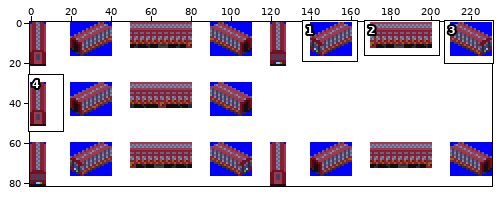
One commit to this sprite sheet: src/wagon/baggage_car/V-train_wagon.png. The picture above shows the old version from afar; the outline marks the close-up.
Close-up. Before the commit:
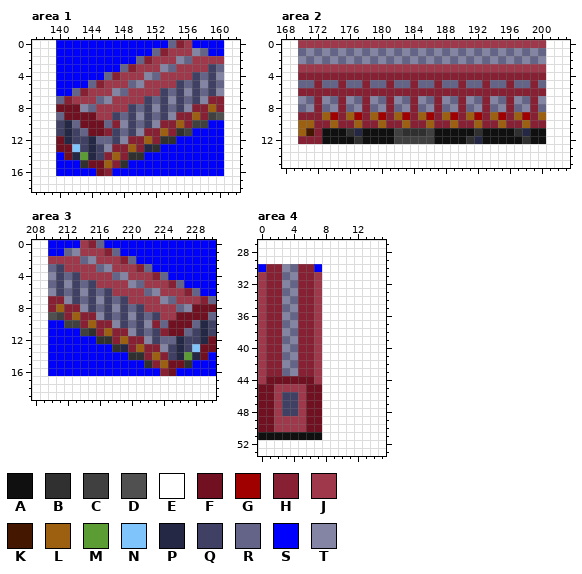
The file is 231x82 pixels. Shown: area 1: x 137..162, y 0..18; area 2: x 168..203, y 0..15; area 3: x 208..230, y 0..19; area 4: x 0..15, y 27..53. The commit also changed other parts of the picture, which this record leaves out.
Palette (. is transparent): A #101010  B #303030  C #404040  D #505050  E #ffffff  F #701020  G #a00000  H #882034  J #a0384c  K #441800  L #9c6010  M #5c9c34  N #80c4fc  P #242844  Q #404064  R #646488  S #0000ff  T #8484a4
Pixels before, area 1, first column x 137:
 0 EEESSSSSSSSSSSSSSRHJSSSSEE
 1 EEESSSSSSSSSSSSRHJJJTRSSEE
 2 EEESSSSSSSSSSRHJJJTRJJJJEE
 3 EEESSSSSSSSRHJJJTRJJJJQREE
 4 EEESSSSSSRHJJJTRJJJJQRQTEE
 5 EEESSSSRHJJJRTJJJJQRQTQREE
 6 EEESSRHJJJTRJJJJQRQTQRQTEE
 7 EEERHJJJRTJJJJQRQTQRQTHHEE
 8 EEEFFFTRJJJJQRQTQRQTHHLHEE
 9 EEERFFFFJJQRQTQRQTHHLHCDEE
10 EEEQPRFFFRHTQRQTHHLHCCSSEE
11 EEEQPQRFFHQRQTHHLHBCSSSSEE
12 EEEFPQQPRRQTHHLHBBSSSSSSEE
13 EEEFFNQPQTHHLHPBSSSSSSSSEE
14 EEESFPMPQHLHBBSSSSSSSSSSEE
15 EEESSSBFFLHBSSSSSSSSSSSSEE
16 EEESSSSSFHSSSSSSSSSSSSSSEE
17 EEEEEEEEEEEEEEEEEEEEEEEEEE
18 EEEEEEEEEEEEEEEEEEEEEEEEEE
Pixels before, area 2, first column x 168:
 0 EEJJJJJJJJJJJJJJJJJJJJJJJJJJJJJJJEEE
 1 EERTRTRTRTRTRTRTRTRTRTRTRTRTRTRTREEE
 2 EETRTRTRTRTRTRTRTRTRTRTRTRTRTRTRTEEE
 3 EEJJJJJJJJJJJJJJJJJJJJJJJJJJJJJJJEEE
 4 EEHHHHHHHHHHHHHHHHHHHHHHHHHHHHHHHEEE
 5 EERRHRRHRRHRRHRRHRRHRRHRRHRRHRRHREEE
 6 EEHHHHHHHHHHHHHHHHHHHHHHHHHHHHHHHEEE
 7 EETRHTRHTRHTRHTRHTRHTRHTRHTRHTRHTEEE
 8 EERTHRTHRTHRTHRTHRTHRTHRTHRTHRTHREEE
 9 EEHHHLGHLGHLGHLGHLGHLGHLGHLGHLGHLEEE
10 EELLHHLHHLHHLHHLHHLHHLHHLHHLHHLHHEEE
11 EELKHAAABPAAAACBBBCAAAAABAAAABPAAEEE
12 EEHHHAAAABAAAACCCCCAAAABPAAAAABAAEEE
13 EEEEEEEEEEEEEEEEEEEEEEEEEEEEEEEEEEEE
14 EEEEEEEEEEEEEEEEEEEEEEEEEEEEEEEEEEEE
15 EEEEEEEEEEEEEEEEEEEEEEEEEEEEEEEEEEEE
Pixels before, area 3, first column x 208:
 0 EESSSSJHRSSSSSSSSSSSSSS
 1 EESSRTJJJHRSSSSSSSSSSSS
 2 EEJJJJRTJJJHRSSSSSSSSSS
 3 EERQJJJJRTJJJHRSSSSSSSS
 4 EETQRQJJJJRTJJJHRSSSSSS
 5 EERQTQRQJJJJTRJJJHRSSSS
 6 EETQRQTQRQJJJJRTJJJHRSS
 7 EEHHTQRQTQRQJJJJTRJJJHR
 8 EEHLHHTQRQTQRQJJJJRTFFF
 9 EEDCHLHHTQRQTQRQJJFFFFR
10 EESSCCHLHHTQRQTHRFFFRPQ
11 EESSSSCBHLHHTQRQHFFRQPQ
12 EESSSSSSBBHLHHTQRRPQQPF
13 EESSSSSSSSBPHLHHTQPQNFF
14 EESSSSSSSSSSBBHLHQPMPFS
15 EESSSSSSSSSSSSBHLFFBSSS
16 EESSSSSSSSSSSSSSHFSSSSS
17 EEEEEEEEEEEEEEEEEEEEEEE
18 EEEEEEEEEEEEEEEEEEEEEEE
19 EEEEEEEEEEEEEEEEEEEEEEE
Pixels before, area 4, first column x 0:
27 EEEEEEEEEEEEEEEE
28 EEEEEEEEEEEEEEEE
29 EEEEEEEEEEEEEEEE
30 SHHTRHHSEEEEEEEE
31 JHHRTHHJEEEEEEEE
32 JHHTRHHJEEEEEEEE
33 JHHRTHHJEEEEEEEE
34 JHHTRHHJEEEEEEEE
35 JHHRTHHJEEEEEEEE
36 JHHTRHHJEEEEEEEE
37 JHHRTHHJEEEEEEEE
38 JHHTRHHJEEEEEEEE
39 JHHRTHHJEEEEEEEE
40 JHHTRHHJEEEEEEEE
41 JHHRTHHJEEEEEEEE
42 JHHTRHHJEEEEEEEE
43 JHHRTHHJEEEEEEEE
44 JFFFFFFJEEEEEEEE
45 FFJJJJFFEEEEEEEE
46 FFJQQJFFEEEEEEEE
47 FFJQQJFFEEEEEEEE
48 FFJQQJFFEEEEEEEE
49 FFJJJJFFEEEEEEEE
50 FFJJJJFFEEEEEEEE
51 AAAAAAAAEEEEEEEE
52 EEEEEEEEEEEEEEEE
53 EEEEEEEEEEEEEEEE
Once edited:
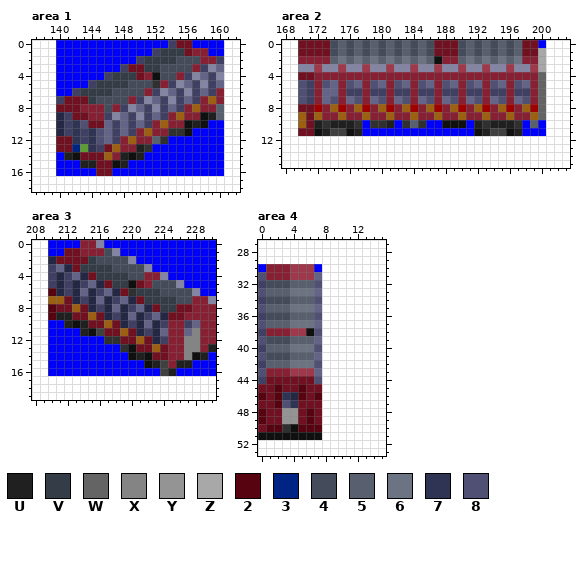
Colours new in this view: U #202020  V #343c48  W #646464  X #848484  Y #949494  Z #a8a8a8  2 #580410  3 #002484  4 #444c5c  5 #586070  6 #6c7484  7 #303454  8 #505074
Edits made:
Changed rows in their new state; - is an unchanged pixel.
Area 1:
first column x 140:
 0 --------------QFF----
 1 ------------QVVVFHH--
 2 ----------QVVVV444HHQ
 3 --------QFFVV4444HQT-
 4 ------QVVVFHA44HQT---
 5 ----QVVVV444BHQT-----
 6 --QVVVV4444HQT------H
 7 QFFFV4444HQT------HL-
 8 ---HHH4HQT------HL-H5
 9 PQ--HHQT------HL-HAU5
10 PQ78---QR---HL-HAUA--
11 PQ7Q78R---HL-HB-A----
12 -F7-78--HL-H5-S------
13 --3M7-FL-HUBS--------
14 -UAFFFLHUAU----------
15 ---UU-FAU------------
16 ------F--------------
Area 2:
first column x 170:
 0 FFFF4545454545454FFF45454545FFS
 1 FFFF4545454545454FFF45454545FFZ
 2 HHHH5656565656565AHH56565656HHZ
 3 TT-TT-TT-TT-TT-TT-TT-TT-TT-TT-Z
 4 FF----------------------------W
 5 8Q-8--8--8--8--8--8--8--8--8--W
 6 8Q-RR-QQ-QQ-QQ-QQ-QQ-QQ-QQ-QQ-W
 7 8Q-R8-R8-R8-R8-R8-R8-R8-R8-R8-W
 8 FFGHLGHLGHLGHLGHLGHLGHLGHLGHLGW
 9 LFLHHLHHLHHLHHLHHLHHLHHLHHLHHLW
10 -FUBUUUBSBBUSB5BSSAAASUBUUUBS5S
11 FFAUCCAUSSSSSSSSSSSSSSAUCC-USSS
12 EEEEEEEEEEEEEEEEEEEEEEEEEEEEEEE
Area 3:
first column x 210:
 0 ----H-T--------------
 1 --FFHHH4T------------
 2 PFFFFV4444T----------
 3 QRPFVVVV4444T--------
 4 QPQRPFVVVV44H-T------
 5 QPQPQRPFVVAFH444T----
 6 2PQPRPQRPFBVVV4444T--
 7 LLFPQPRPQRPFVVVV44H-T
 8 2FFLFPQPRPQRPFVVFFHHH
 9 2UUFFLFPQPRPQRPF-HHHH
10 --UAUFFLFPQPRPQHHQ-HH
11 ----UACFFLFPQPRHH-XHH
12 ------S-BFFLFPQHHXXHH
13 --------SBAFFLFHHXXHU
14 ----------AUAFFHHXAU-
15 ------------AUCHUU---
16 --------------CU-----
Area 4:
first column x 0:
30 ---HJJJ-
31 8--HJJJR
32 Q4445558
33 8555666R
34 Q4445558
35 8555666R
36 Q4445558
37 8555666R
38 Q--HJJA8
39 8444555R
40 Q5556668
41 8444555R
42 Q5556668
43 8--HJJJR
44 Q------8
45 --2FF2--
46 2-27P2-2
47 --287F--
48 2-FYYF2-
49 2-FYYF2-
50 -22BA222
Pixel boxes of the changes (left, top, right, bottom) in both close-ups:
changed: (56, 40, 224, 176)
changed: (298, 40, 546, 144)
changed: (48, 240, 216, 376)
changed: (258, 264, 322, 432)
